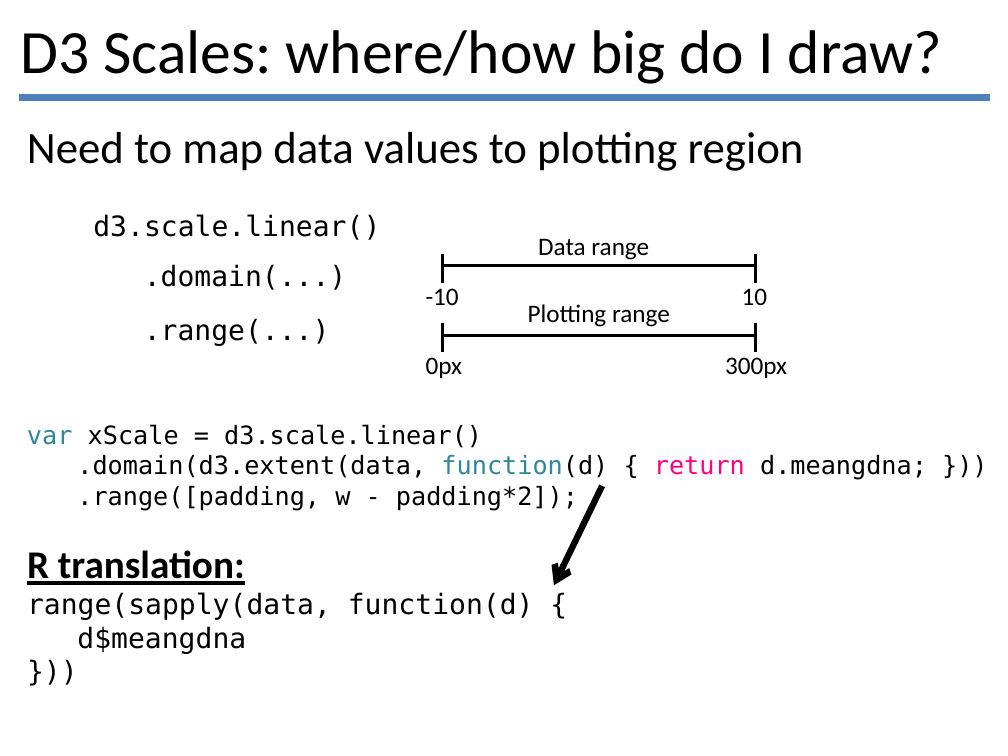
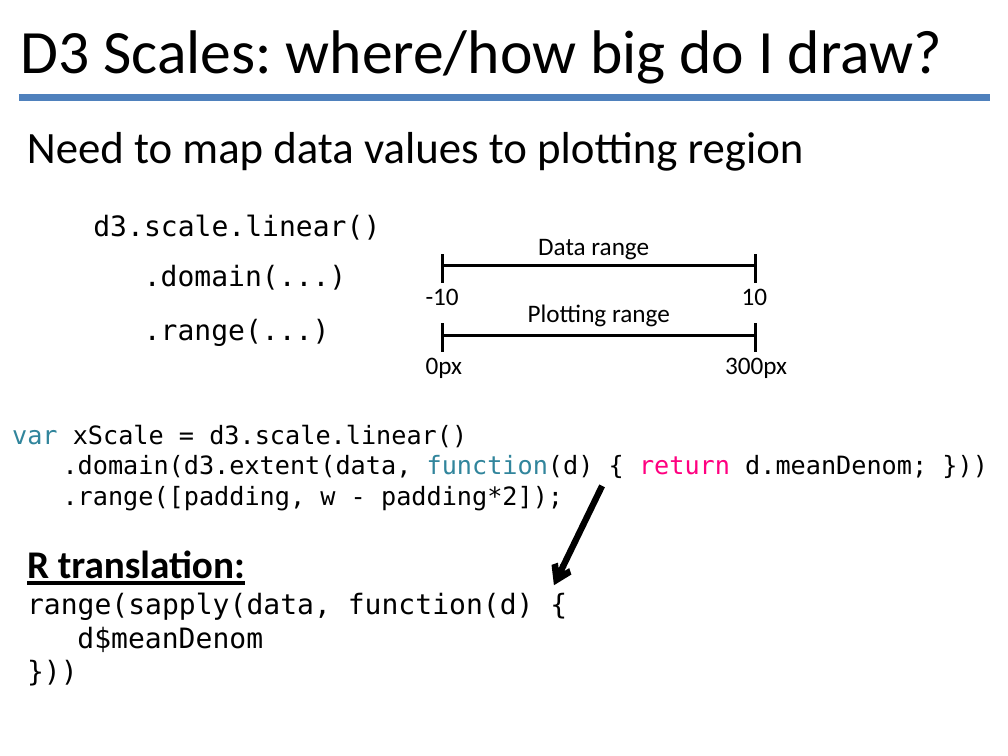
Before and after one commit to lmyint/d3talk, a slide deck: slide 24 of d3.pptx. Drawn at 1008x756 pixels with LibreOffice and Linux fonts; fonts in the diff are those of the drawing. Boxes give left, top, right and bottom in pixels: in the first picture for what was removed or moved away, otherwise in the second. Text is boxed around its words. In the diff, an @@ line names an element or a change of style, - is before the commit and + after.

```diff
--- a/d3.pptx
+++ b/d3.pptx
@@ text "var xScale = d3.scale.linear()": place and size @@
-text "var xScale = d3.scale.linear()" at box(27, 424, 927, 511)
+text "var xScale = d3.scale.linear()" at box(12, 424, 927, 511)
@@ text at box(63, 455, 927, 478): text changed @@
-.domain(d3.extent(data, function(d) { return d.meangdna; }))
+.domain(d3.extent(data, function(d) { return d.meanDenom; }))
@@ text at box(77, 626, 263, 652): text changed @@
-d$meangdna
+d$meanDenom
```
Also in this commit, not shown: 4 other slides changed.
